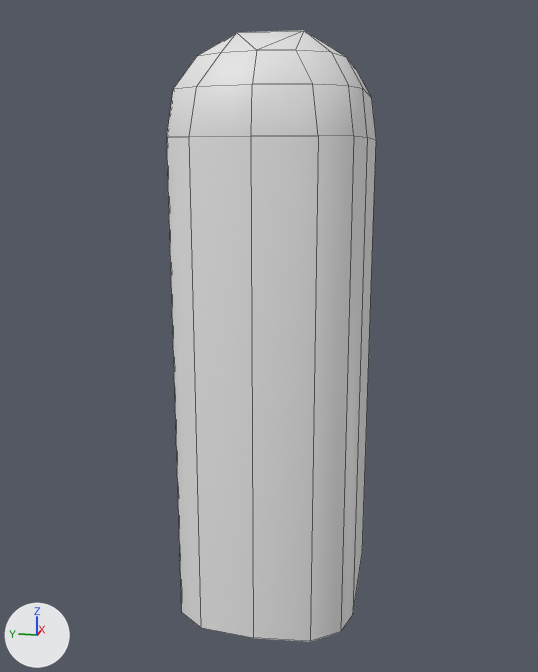
An edit to the FBX model Assets/CrowdMatch/Models/Wall01.fbx, drawn before and after from the same camera.
Before and after are seen from a 50 mm camera at (-1.955, -0.382, 1.26) aimed at (-0.068, -0.005, 0.788). Lighting does not change. The marker at lower left points along +X, +Y and +Z. The picture after the commit comes second. Mesh edges are drawn as thin lines. Where no turn or scale is listed for an object, it has been applied to the vertices.

Before the edit, the objects in view are built like this:
```python
me_mesh = bpy.data.meshes.new('Mesh')
me_mesh.from_pydata(...)  # 40 vertices, 34 faces; spans x -0.25..0.25, y -0.25..0.25, z 0.0..1.55
ob_wall01 = bpy.data.objects.new('Wall01', me_mesh)
ob_wall01.location = (0.0, 0.0, 0.0)
```
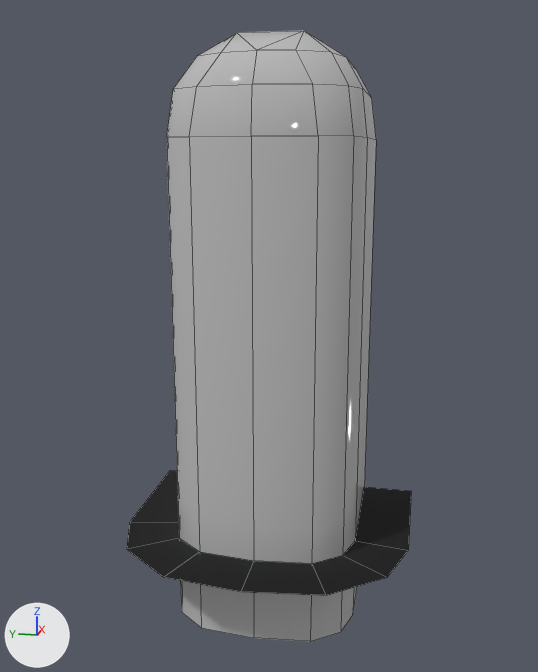
Diff of the bpy script that builds the scene:
```diff
--- a/Assets/CrowdMatch/Models/Wall01.fbx.py
+++ b/Assets/CrowdMatch/Models/Wall01.fbx.py
@@ img_wallshadow_png @@
+img_wallshadow_png = load_image('WallShadow.png', '../Texture/WallShadow.png', 256, 228, 'sRGB')
@@ mat_material__659 @@
+mat_material__659 = principled_material('Material #659')
+mat_material__659.texture = img_wallshadow_png
+mat_material__659.roughness = 0.859
@@ mat_22___default @@
+mat_22___default = principled_material('22 - Default')
+mat_22___default.base_color = (0.5, 0.5, 0.5)  # grey #bcbcbc
+mat_22___default.roughness = 0.0
@@ me_mesh @@
 # used by ob_wall01; location = (0.0, 0.0, 0.0)
-me_mesh.from_pydata(...)  # 40 vertices, 34 faces; spans x -0.25..0.25, y -0.25..0.25, z 0.0..1.55
+me_mesh.from_pydata(...)  # 58 vertices, 42 faces; spans x -0.4..0.25, y -0.4..0.4, z 0.0..1.55
+# me_mesh part 1: a new loose piece of 18 vertices spanning x -0.4..0.25, y -0.4..0.4, z 0.23, in mat_material__659 (picture img_wallshadow_png)
+# me_mesh part 2: 34 faces spanning x -0.25..0.25, y -0.25..0.25, z 0.0..1.55 switch from no material to mat_22___default (grey #bcbcbc)
+me_mesh.materials.append(mat_material__659)  # picture img_wallshadow_png
```

Changed parts and their boxes (x1, y1, x2, y2) in the pictures (538 x 672 px):
'Wall01', reshaped (36% wider): before (167, 30, 376, 642); after (127, 30, 411, 642)
part 1 of me_mesh, added: after (127, 471, 411, 596)
part 2 of me_mesh, recoloured (white to grey): (167, 30, 376, 642) in both
